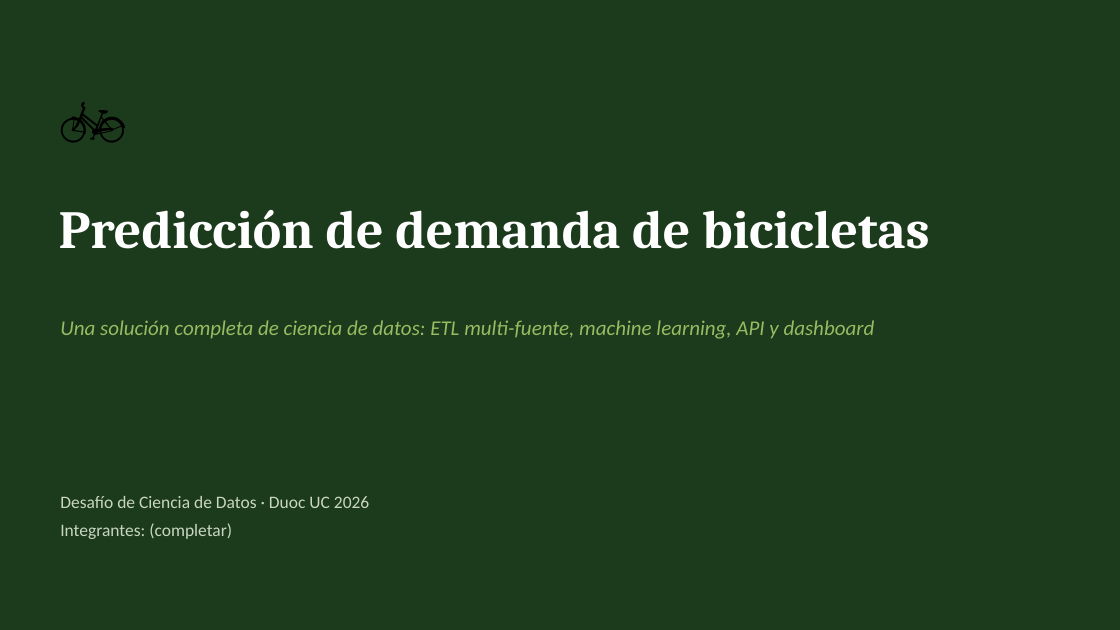
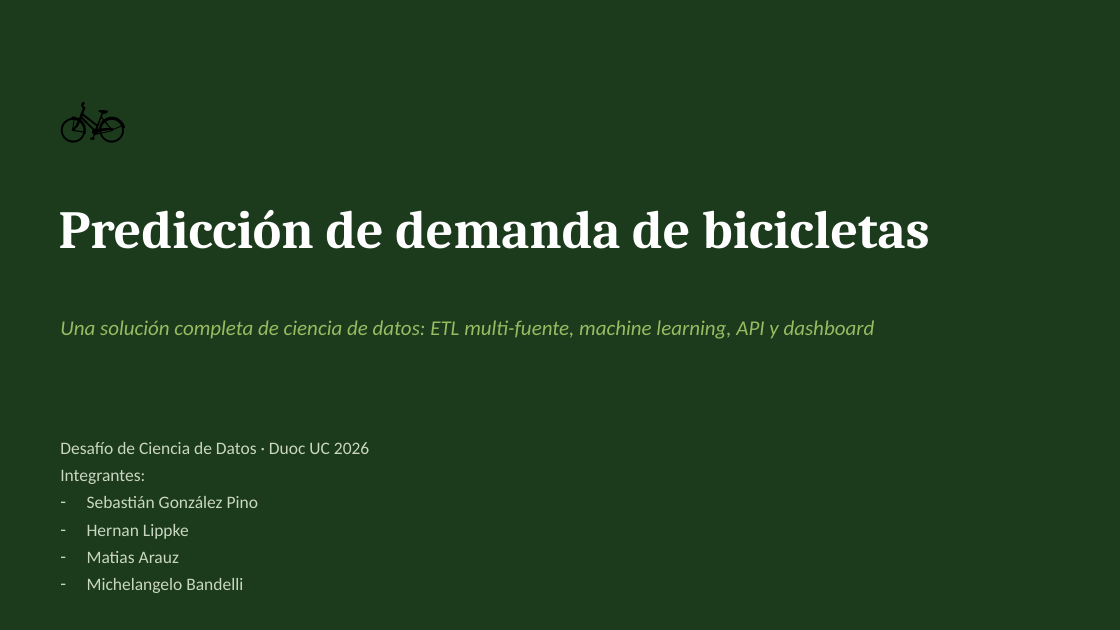
Before and after one commit to Solfter/desafio-movilidad-bikeshare, a slide deck: slide 1 of docs/presentacion.pptx. Drawn at 1120x630 pixels with LibreOffice and Linux fonts; fonts in the diff are those of the drawing. Boxes give left, top, right and bottom in pixels: in the first picture for what was removed or moved away, otherwise in the second. Text is boxed around its words. In the diff, an @@ line names an element or a change of style, - is before the commit and + after.

```diff
--- a/docs/presentacion.pptx
+++ b/docs/presentacion.pptx
@@ text at <box>60,470,258,593</box>: text changed @@
-Integrantes: (completar)
+Integrantes:
+– Sebastián González Pino
+– Hernan Lippke
+– Matias Arauz
+– Michelangelo Bandelli
```
Also in this commit, not shown: 3 other slides changed, 1 other file.
